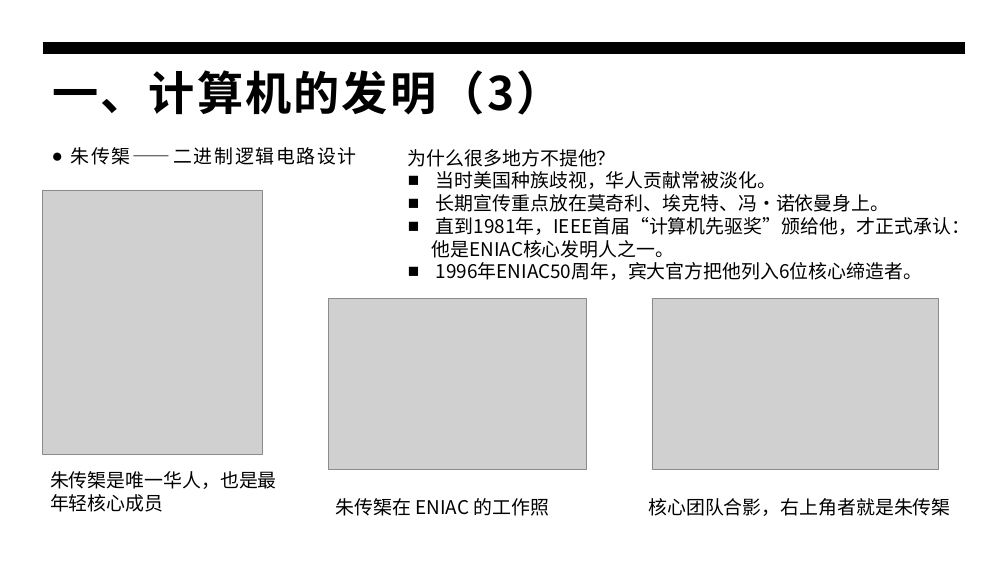
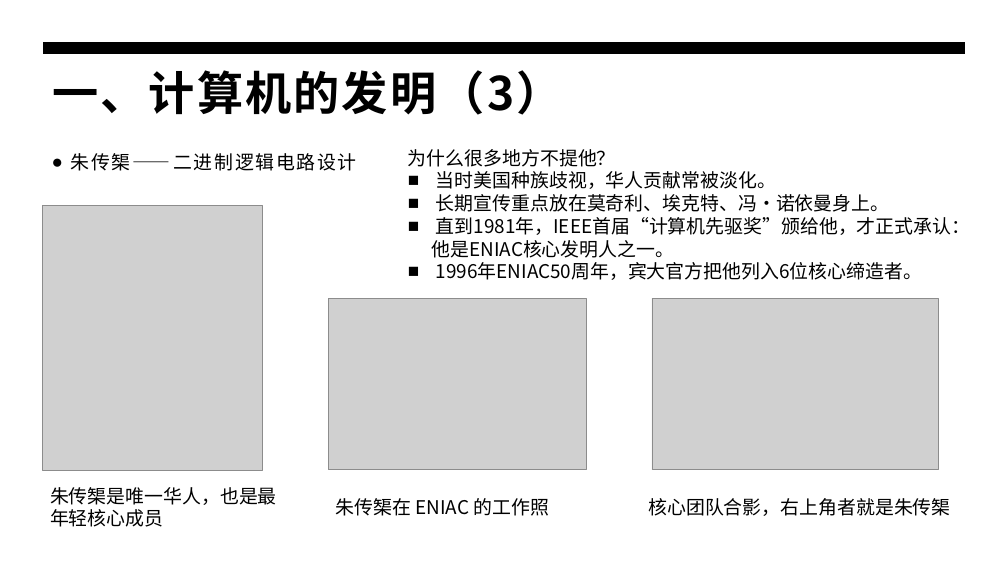
Before and after one commit to panxibei/writing, a slide deck: slide 4 of 44_心理学/21_浥尘伙伴社团独家密训课程：计算机编程开门课/浥尘伙伴社团原创：计算机编程开门课.pptx. Drawn at 1008x567 pixels with LibreOffice and Linux fonts; fonts in the diff are those of the drawing; grey boxes stand for pictures. Boxes give left, top, right and bottom in pixels: in the first picture for what was removed or moved away, otherwise in the second. Text is boxed around its words. In the diff, an @@ line names an element or a change of style, - is before the commit and + after.

```diff
--- a/44_心理学/21_浥尘伙伴社团独家密训课程：计算机编程开门课/浥尘伙伴社团原创：计算机编程开门课.pptx
+++ b/44_心理学/21_浥尘伙伴社团独家密训课程：计算机编程开门课/浥尘伙伴社团原创：计算机编程开门课.pptx
@@ text "朱传榘——二进制逻辑电路设计": place and size @@
-text "朱传榘——二进制逻辑电路设计" at (71,147,356,165)
+text "朱传榘——二进制逻辑电路设计" at (71,153,356,171)
@@ picture: place and size @@
-picture at (42,190,262,454)
+picture at (42,206,262,470)
@@ text "朱传榘是唯一华人，也是最年轻核心成员": place and size @@
-text "朱传榘是唯一华人，也是最年轻核心成员" at (50,471,277,512)
+text "朱传榘是唯一华人，也是最年轻核心成员" at (50,487,277,527)
```
Also in this commit, not shown: 23 other slides changed, 2 slides added.
